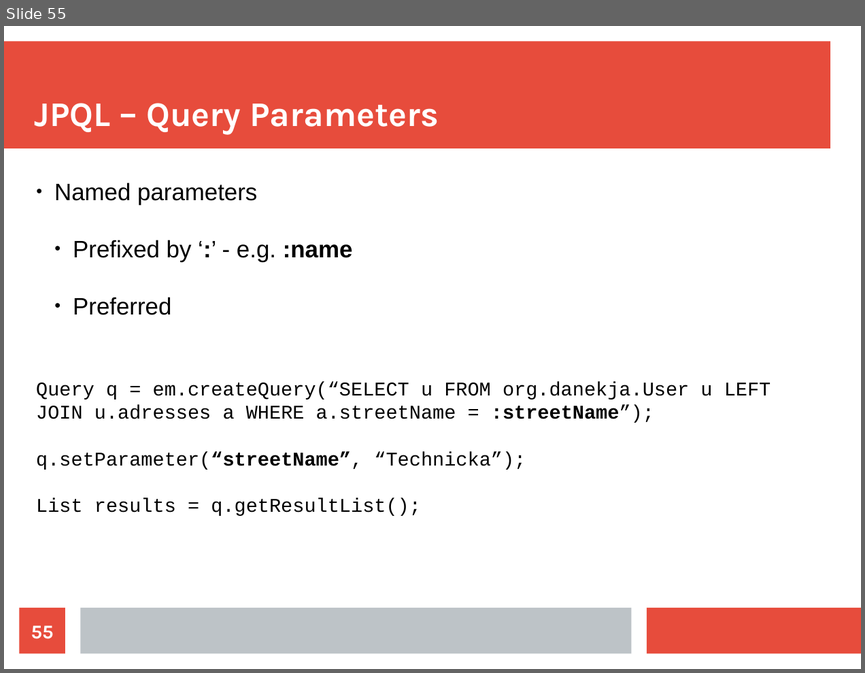
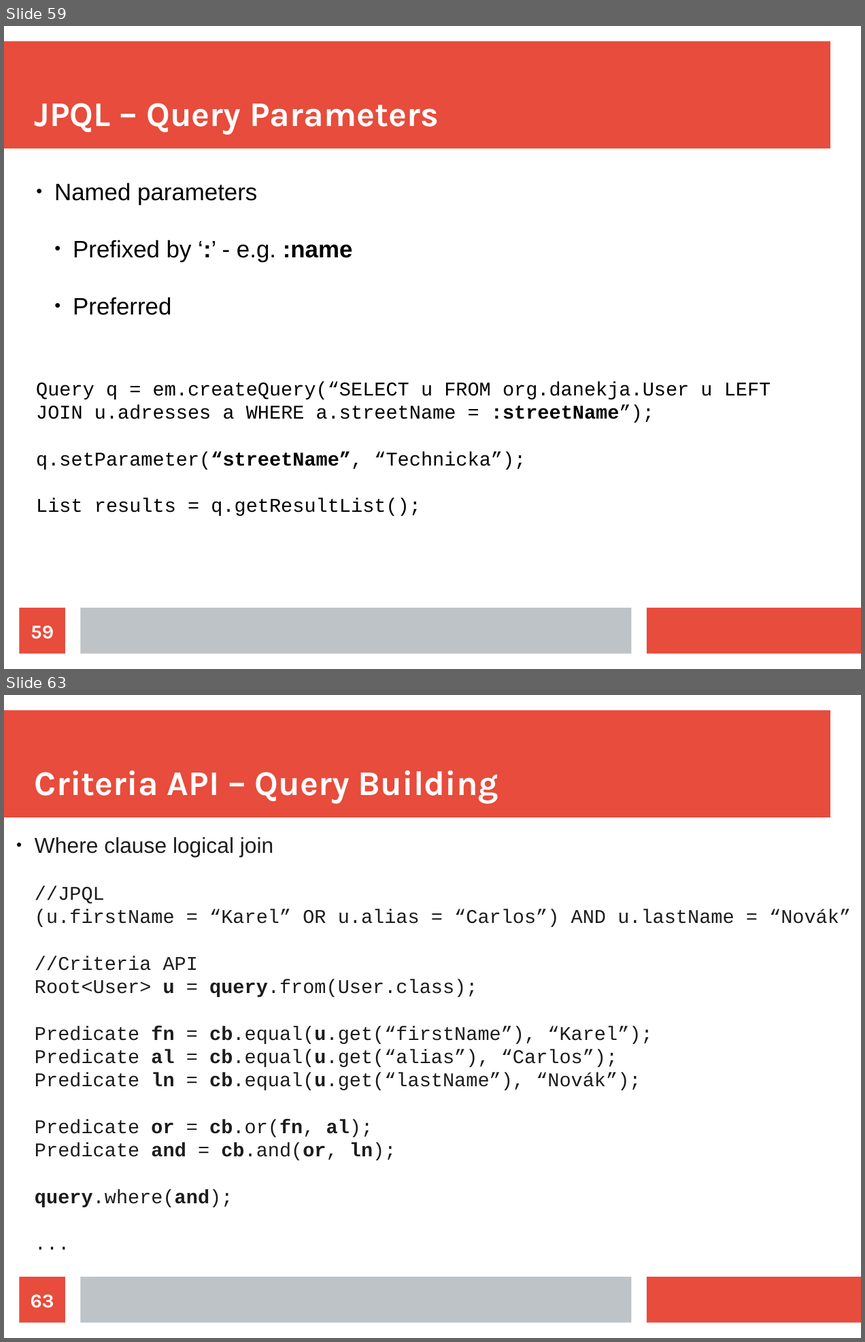
Before and after one commit to maxotta/pia-labs, a slide deck: lectures/persistence.odp. Shown one above the other, each under a label of ours: slide 55 before the commit, slides 59 and 63 after it; the slides between them are not shown. The pictures are 865x673 and 865x1342 pixels, drawn with LibreOffice and Linux fonts; fonts in the diff are those of the drawing. Boxes give left, top, right and bottom in pixels: in the first picture for what was removed or moved away, otherwise in the second. Text is boxed around its words. In the diff, an @@ line names an element or a change of style, - is before the commit and + after.

```diff
--- a/lectures/persistence.odp
+++ b/lectures/persistence.odp
@@ slide 63 added at <box>4,695,861,1338</box>, background #FFFFFF; not listed: 3 template elements that a slide beside it also shows @@
@@ title added at <box>35,770,498,803</box>, 32 pt, text #FFFFFF, bold @@
+Criteria API – Query Building
@@ subtitle added at <box>35,837,851,1207</box>, 18 pt, text #1C1C1C @@
+● Where clause logical join
+  //JPQL
+  (u.firstName = “Karel” OR u.alias = “Carlos”) AND u.lastName = “Novák”
+  //Criteria API
+Root<User> u = query.from(User.class);
+Predicate fn = cb.equal(u.get(“firstName”), “Karel”);
+Predicate al = cb.equal(u.get(“alias”), “Carlos”);
+Predicate ln = cb.equal(u.get(“lastName”), “Novák”);
+Predicate or = cb.or(fn, al);
+Predicate and = cb.and(or, ln);
+query.where(and);
+...
@@ page number added at <box>20,1276,65,1323</box>, fill #E74C3C, 18 pt, text #FFFFFF, bold @@
+63
@@ what was slide 55 is now slide 59 @@
@@ page number at <box>31,625,54,639</box>: text changed @@
-55
+59
```
Also in this commit, not shown: 3 slides changed, 15 other slides added, 2 slides removed.
